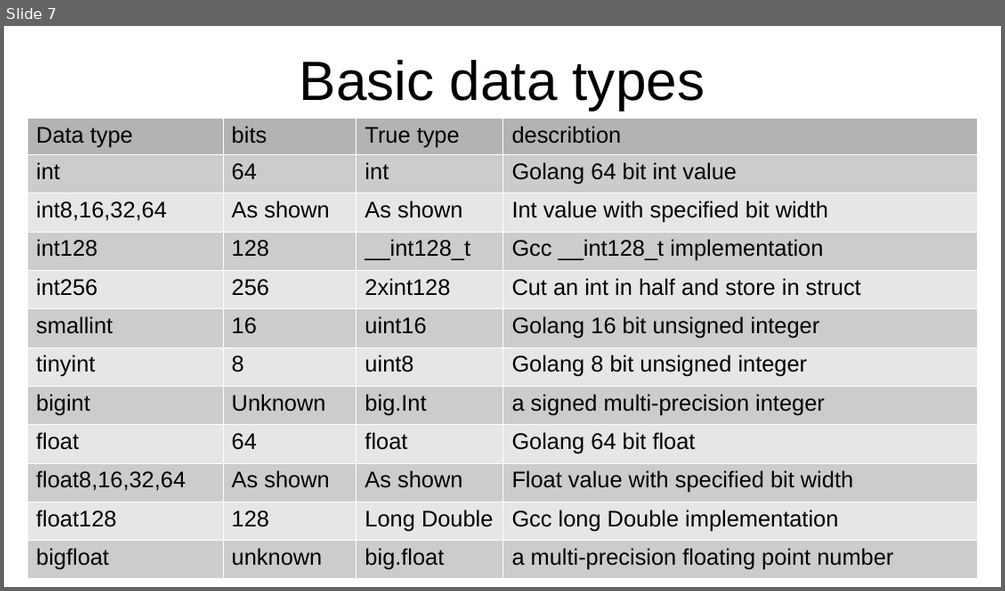
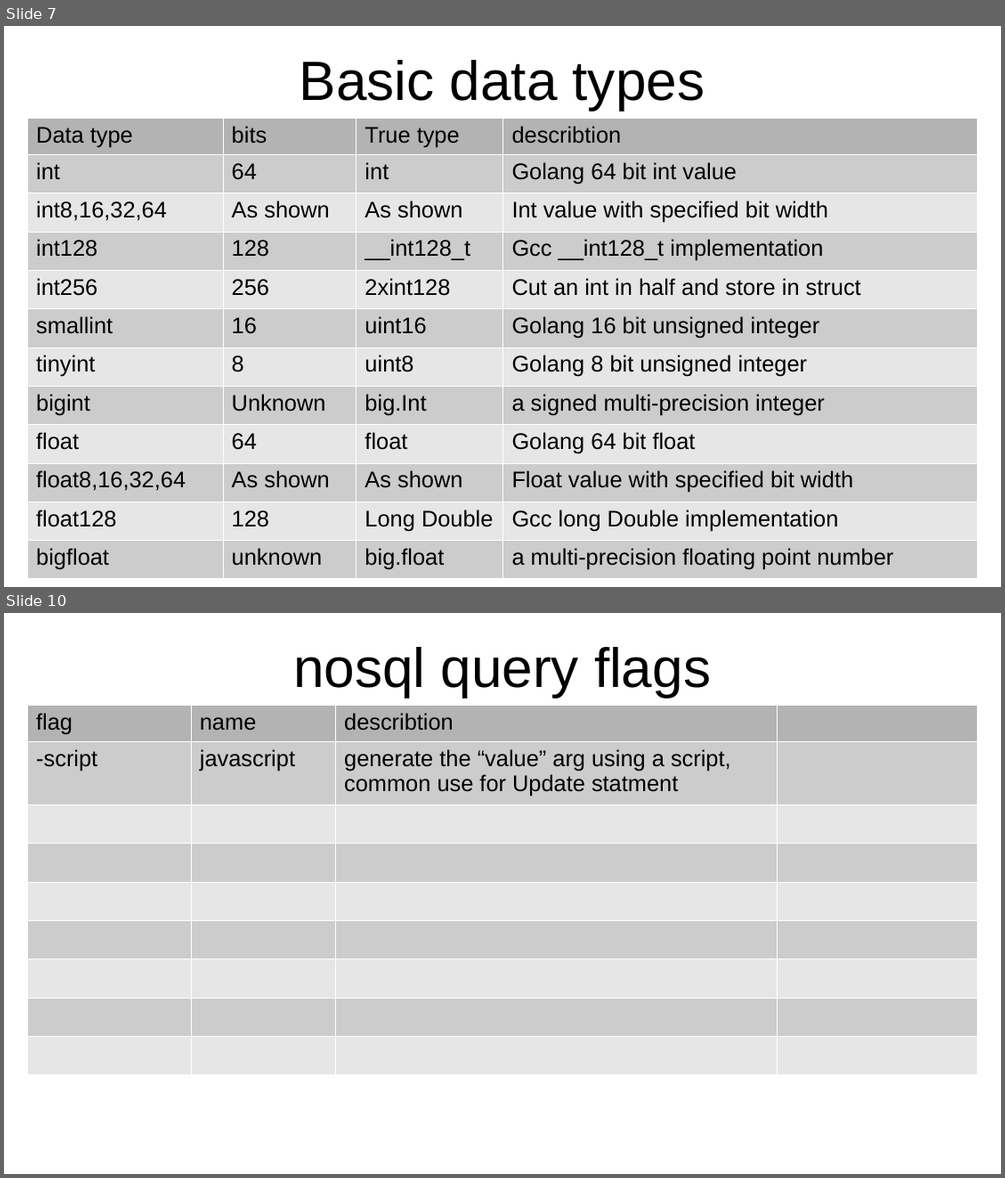
Before and after one commit to YC-Lammy/DejavuDB, a slide deck: doc/concept.odp. Shown one above the other, each under a label of ours: slide 7 before the commit, slides 7 and 10 after it; the slides between them are not shown. The pictures are 1005x591 and 1005x1178 pixels, drawn with LibreOffice and Linux fonts; fonts in the diff are those of the drawing. Boxes give left, top, right and bottom in pixels: in the first picture for what was removed or moved away, otherwise in the second. Text is boxed around its words. In the diff, an @@ line names an element or a change of style, - is before the commit and + after.

```diff
--- a/doc/concept.odp
+++ b/doc/concept.odp
@@ slide 10 added at (4, 613, 1001, 1174), background #FFFFFF @@
@@ title added at (293, 647, 711, 697), 44 pt, text #000000 @@
+nosql query flags
@@ table added at (27, 706, 979, 1070), 9 rows, 4 columns @@
+flag | name | describtion | 
+-script | javascript | generate the “value” arg using a script, common use for Update statment | 
+ |  |  | 
+ |  |  | 
+ |  |  | 
+ |  |  | 
+ |  |  | 
+ |  |  | 
+ |  |  | 
```
Also in this commit, not shown: 3 slides changed, 1 other slide added, 11 other files.
